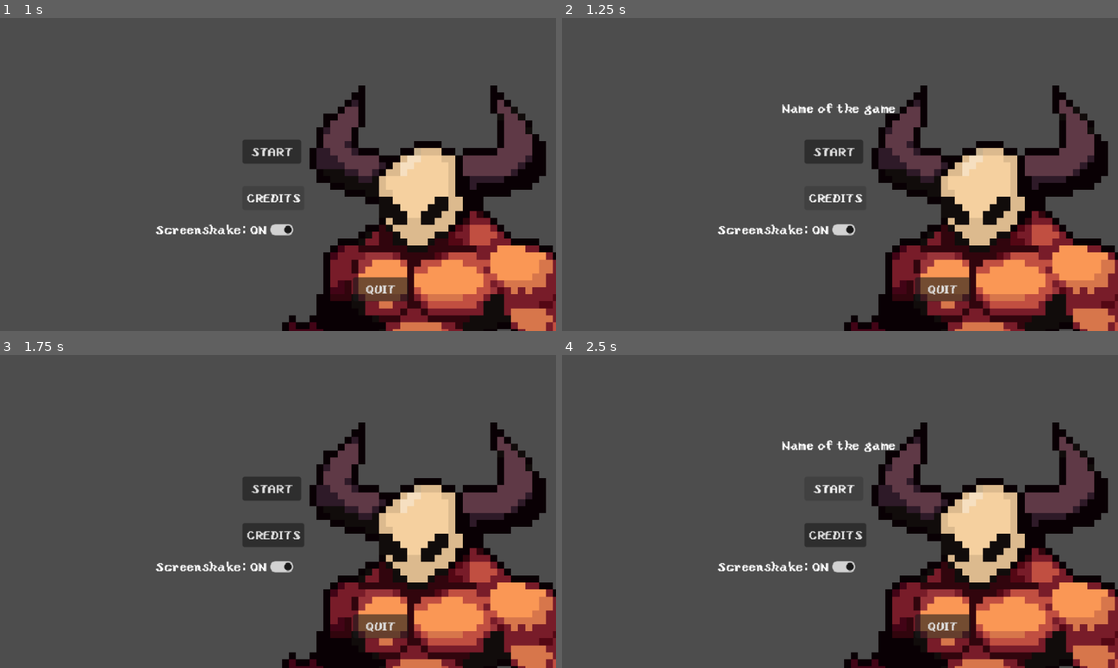
Above: before the commit, frames 1-4 (two rows, left to right).
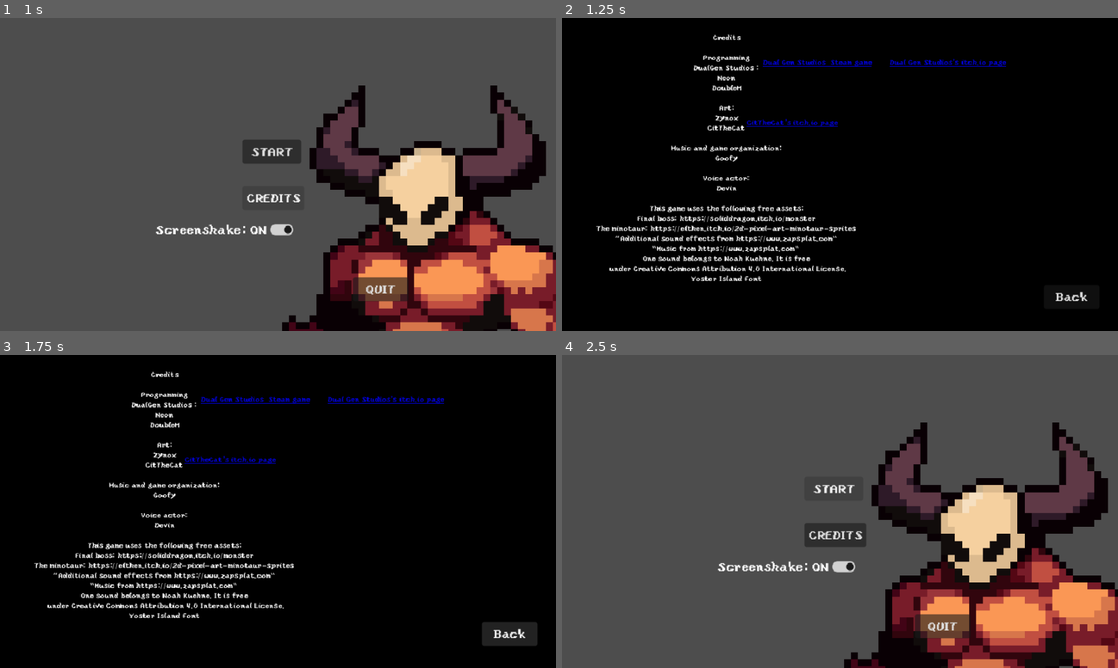
Above: after the commit, the same moments.

Repository: snwng/GMTK-Game-Jam-2026-entry
Game: Godot game, scene res://scenes/main_menu/main_menu.tscn
Same seed, same stepped clock (60 frames per second), same inputs: the game is played once before the commit and once after it. This scene is started directly instead of the project's main scene. The engine's default icon, where the game draws it, is replaced by a stand-in: a white triangle on a blue panel in a dark square.
Inputs (mouse positions are in pixels of both pictures, inside the frame that each line leads up to):
- Up to frame 1 (1 s): click "CREDITS" at 0.5 s
- Up to frame 2 (1.25 s): no input
- Up to frame 3 (1.75 s): click (511, 633) at 1.25 s, where only the run after the commit has a clickable "Back"
- Up to frame 4 (2.5 s): click "START" at 2 s

Frame 1 is identical in both runs. In frame 2, 92% of the frame differs, in the area x 0-100%, y 0-100%; in frame 3, 92%; in frame 4, 0.3%.

Commit message:
created the credits (although I'm waitng for links)

Diff:
--- /dev/null
+++ b/scenes/main_menu/credits.tscn
@@ -0,0 +1,114 @@
+[gd_scene format=3 uid="uid://br0cgcg8kf31y"]
+
+[ext_resource type="Script" uid="uid://bntu54oanbyyk" path="res://scripts/credits.gd" id="1_728ge"]
+[ext_resource type="Texture2D" uid="uid://qnehj38t5cla" path="res://icon.svg" id="2_po8g6"]
+[ext_resource type="FontFile" uid="uid://cclikoqyalfo8" path="res://assets/fonts/yoster.ttf" id="3_no65u"]
+[ext_resource type="Script" uid="uid://c8606cj34t43w" path="res://scripts/camera_effects.gd" id="4_6kmvh"]
+
+[node name="Credits" type="Node2D" unique_id=1878250518]
+script = ExtResource("1_728ge")
+
+[node name="Background" type="Sprite2D" parent="." unique_id=702460871]
+modulate = Color(0, 0, 0, 1)
+position = Vector2(764, 385)
+scale = Vector2(10.1875, 5.8828125)
+texture = ExtResource("2_po8g6")
+
+[node name="Back" type="Button" parent="." unique_id=976892784]
+offset_left = 1142.0
+offset_top = 513.0
+offset_right = 1214.0
+offset_bottom = 544.0
+theme_override_fonts/font = ExtResource("3_no65u")
+text = "Back"
+
+[node name="Label" type="Label" parent="." unique_id=622678011]
+offset_left = 544.0
+offset_top = 182.0
+offset_right = 918.0
+offset_bottom = 555.0
+theme_override_fonts/font = ExtResource("3_no65u")
+theme_override_font_sizes/font_size = 9
+text = "Credits
+
+Programming
+DualGen Studios :
+Neon
+DoubleM
+
+Art:
+Zynox
+CitTheCat
+
+Music and game organization:
+Goofy
+
+Voice actor:
+Devin
+
+This game uses the following free assets:
+Final boss: https://soliddragon.itch.io/monster
+The minotaur: https://elthen.itch.io/2d-pixel-art-minotaur-sprites
+\"Additional sound effects from https://www.zapsplat.com“
+“Music from https://www.zapsplat.com“
+One sound belongs to Noah Kuehne. It is free
+ under Creative Commons Attribution 4.0 International License.
+Yoster Island Font
+
+
+"
+horizontal_alignment = 1
+vertical_alignment = 1
+
+[node name="LabelBlinkTimer" type="Timer" parent="." unique_id=404146927]
+wait_time = 0.5
+autostart = true
+
+[node name="Press_sound" type="AudioStreamPlayer" parent="." unique_id=2084853741]
+
+[node name="Hover_sound" type="AudioStreamPlayer" parent="." unique_id=379748915]
+
+[node name="Intro_music" type="AudioStreamPlayer" parent="." unique_id=601528501]
+volume_db = -13.117
+
+[node name="Camera" type="Camera2D" parent="." unique_id=1249009380]
+position = Vector2(878, 370)
+script = ExtResource("4_6kmvh")
+metadata/_custom_type_script = "uid://c8606cj34t43w"
+
+[node name="LinkButton_Dual" type="LinkButton" parent="." unique_id=34996332]
+offset_left = 778.0
+offset_top = 220.0
+offset_right = 901.0
+offset_bottom = 260.0
+theme_override_colors/font_color = Color(0, 0, 0.8745098, 1)
+theme_override_fonts/font = ExtResource("3_no65u")
+theme_override_font_sizes/font_size = 9
+text = "Dual Gen Studios  Steam game"
+uri = "https://store.steampowered.com/app/2645800/MEDAL_WINNERS/"
+
+[node name="LinkButton_Dual2" type="LinkButton" parent="." unique_id=462853031]
+offset_left = 942.0
+offset_top = 220.0
+offset_right = 1086.0
+offset_bottom = 260.0
+theme_override_colors/font_color = Color(0, 0, 0.8745098, 1)
+theme_override_fonts/font = ExtResource("3_no65u")
+theme_override_font_sizes/font_size = 9
+text = "Dual Gen Studios's itch.io page"
+uri = "https://store.steampowered.com/app/2645800/MEDAL_WINNERS/"
+
+[node name="LinkButton_CitThecat" type="LinkButton" parent="." unique_id=1526932530]
+offset_left = 757.0
+offset_top = 298.0
+offset_right = 806.0
+offset_bottom = 338.0
+theme_override_colors/font_color = Color(0, 0, 0.8745098, 1)
+theme_override_fonts/font = ExtResource("3_no65u")
+theme_override_font_sizes/font_size = 9
+text = "CitTheCat's itch.io page"
+uri = "https://citthecat.itch.io/"
+
+[connection signal="mouse_entered" from="Back" to="." method="_on_button_mouse_entered"]
+[connection signal="pressed" from="Back" to="." method="_on_back_pressed"]
+[connection signal="timeout" from="LabelBlinkTimer" to="." method="_on_LabelBlinkTimer_timeout"]
--- /dev/null
+++ b/scripts/credits.gd
@@ -0,0 +1,25 @@
+extends Node2D
+
+
+@onready var blinking_label: Label = $Label
+@onready var label_blink_timer: Timer = $LabelBlinkTimer
+
+
+func _ready() -> void:
+
+	$Intro_music.play()
+
+#func _on_LabelBlinkTimer_timeout() -> void:
+	## label blinks
+	#blinking_label.visible = not blinking_label.visible
+
+
+func _on_button_mouse_entered() -> void:
+	$Hover_sound.play()
+
+
+
+func _on_back_pressed() -> void:
+	$Press_sound.play()
+	await get_tree().create_timer(0.5).timeout
+	get_tree().change_scene_to_file("res://scenes/main_menu/main_menu.tscn")
--- a/scripts/main_menu.gd
+++ b/scripts/main_menu.gd
@@ -21,7 +21,7 @@
 func _on_credits_pressed() -> void:
 	$Press_sound.play()
 	await get_tree().create_timer(0.5).timeout
-	#get_tree().change_scene_to_file("")
+	get_tree().change_scene_to_file("res://scenes/main_menu/credits.tscn")
 
 
 func _on_start_pressed() -> void:
Not shown, added: assets/audio/sfx/smartsound_WEAPONS_BULLET_Small_Impact_Body_01.mp3.import
Not shown, added: assets/audio/sfx/zapsplat_multimedia_button_click_006_53867.mp3.import
Not shown, added: scripts/credits.gd.uid
